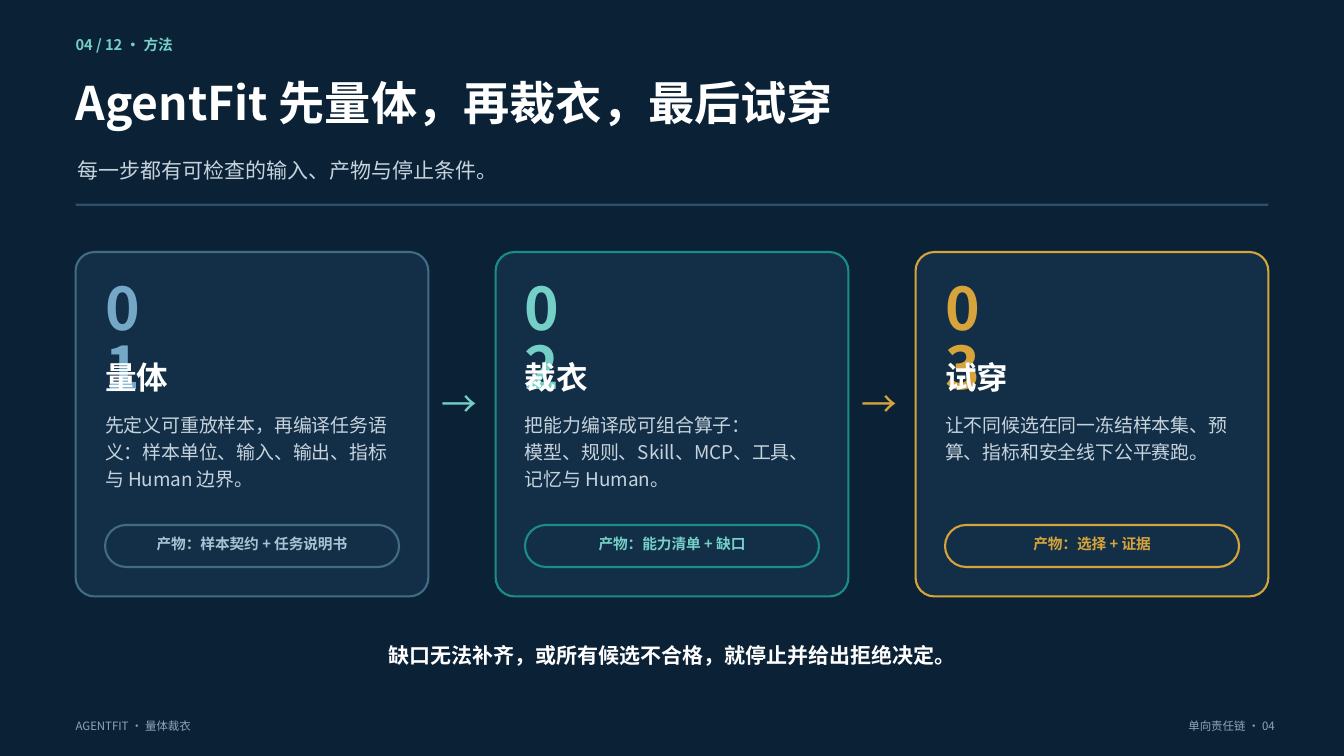
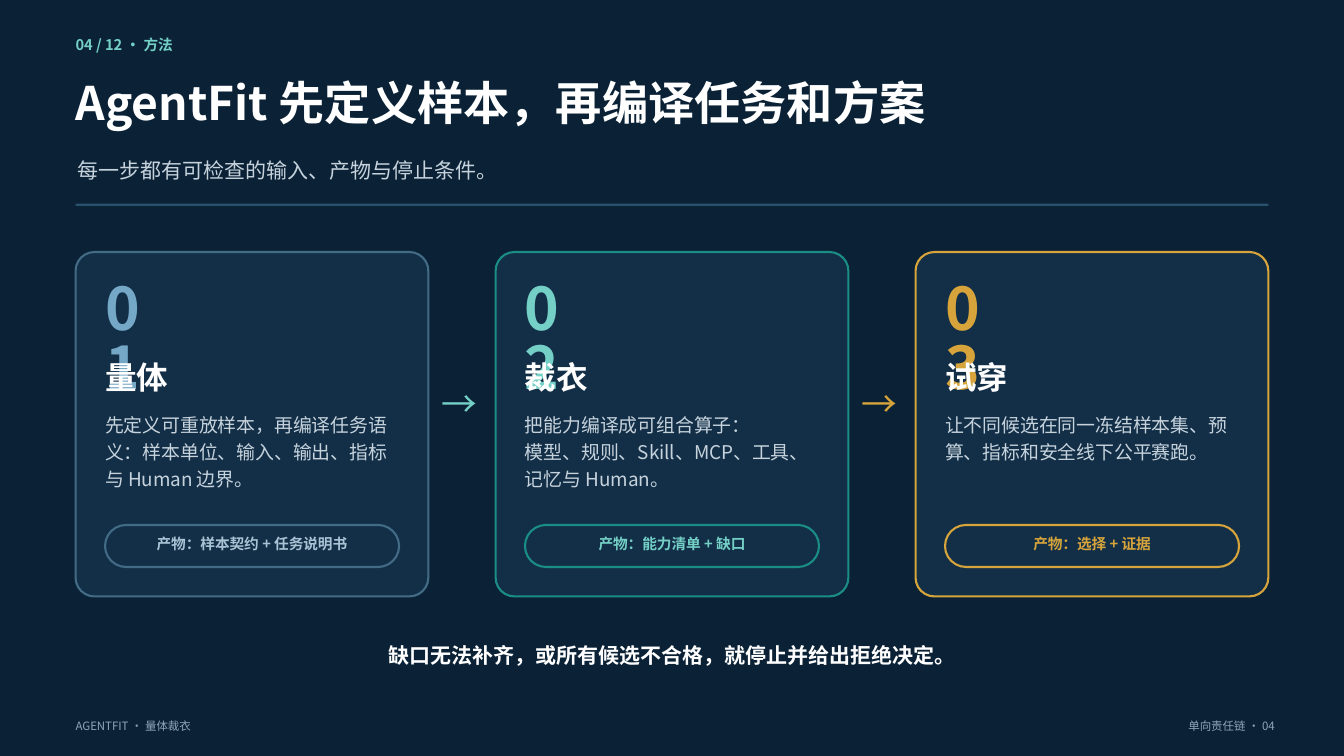
Before and after one commit to kailiangshang/agentfit, a slide deck: slide 4 of competition/2026-08-15/submission/agentfit-preliminary-draft.pptx. Drawn at 1344x756 pixels with LibreOffice and Linux fonts; fonts in the diff are those of the drawing. Boxes give left, top, right and bottom in pixels: in the first picture for what was removed or moved away, otherwise in the second. Text is boxed around its words. In the diff, an @@ line names an element or a change of style, - is before the commit and + after.

```diff
--- a/competition/2026-08-15/submission/agentfit-preliminary-draft.pptx
+++ b/competition/2026-08-15/submission/agentfit-preliminary-draft.pptx
@@ text at (x1=76, y1=80, x2=926, y2=132): text changed @@
-AgentFit 先量体，再裁衣，最后试穿
+AgentFit 先定义样本，再编译任务和方案
```
Also in this commit, not shown: 2 other slides changed, 17 other files.
